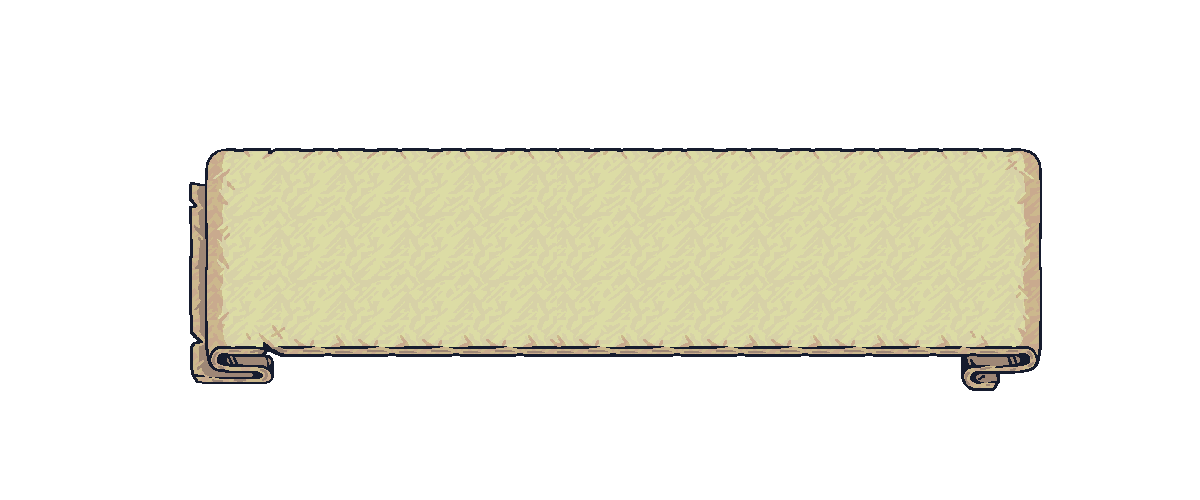
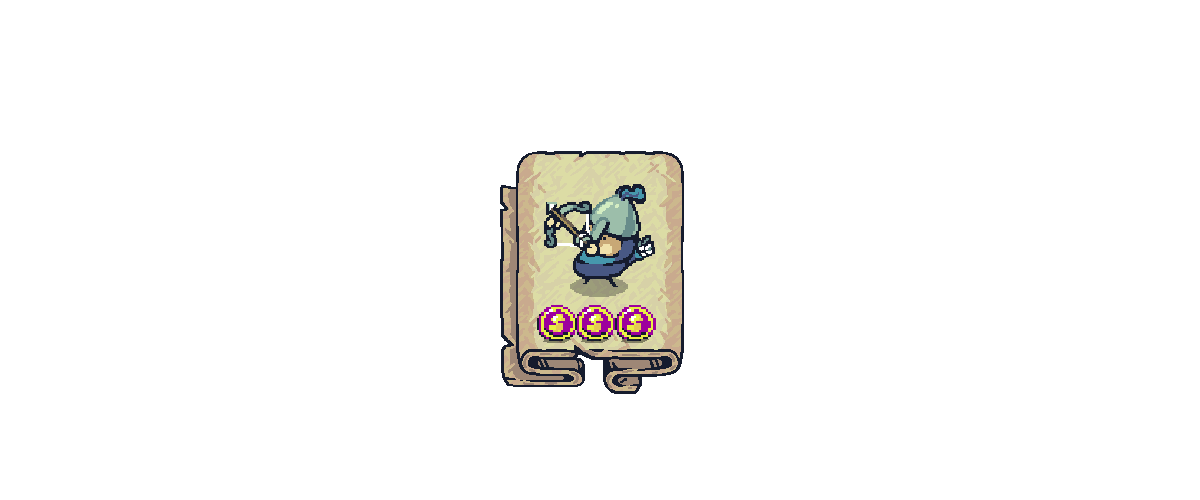
Layer changes from the first (1200, 500) image to the second:
added layer "Archer_Shoot.png" above "Paint Layer 1 (pasted)" over [576, 148, 768, 192]
showed "Coin.png" (1st of 3), painted on it over [189, 148, 640, 256]
showed "Coin.png" (2nd of 3), painted on it over [189, 148, 640, 256]
showed "Coin.png" (3rd of 3), painted on it over [189, 148, 704, 256]
hid "LongBanner.png", painted on it over [189, 148, 768, 394]
showed "Banner.png", painted on it over [189, 148, 384, 384]